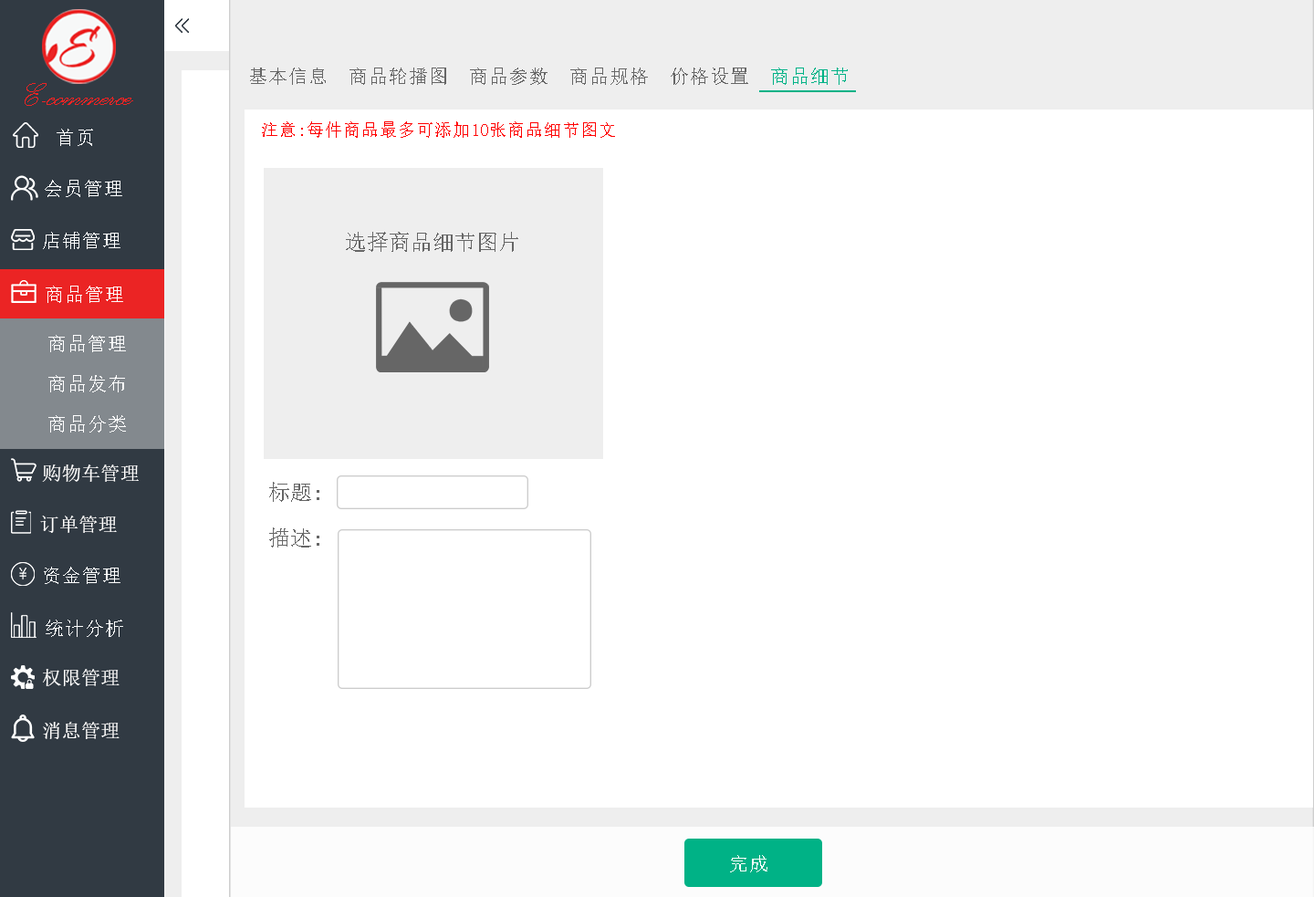
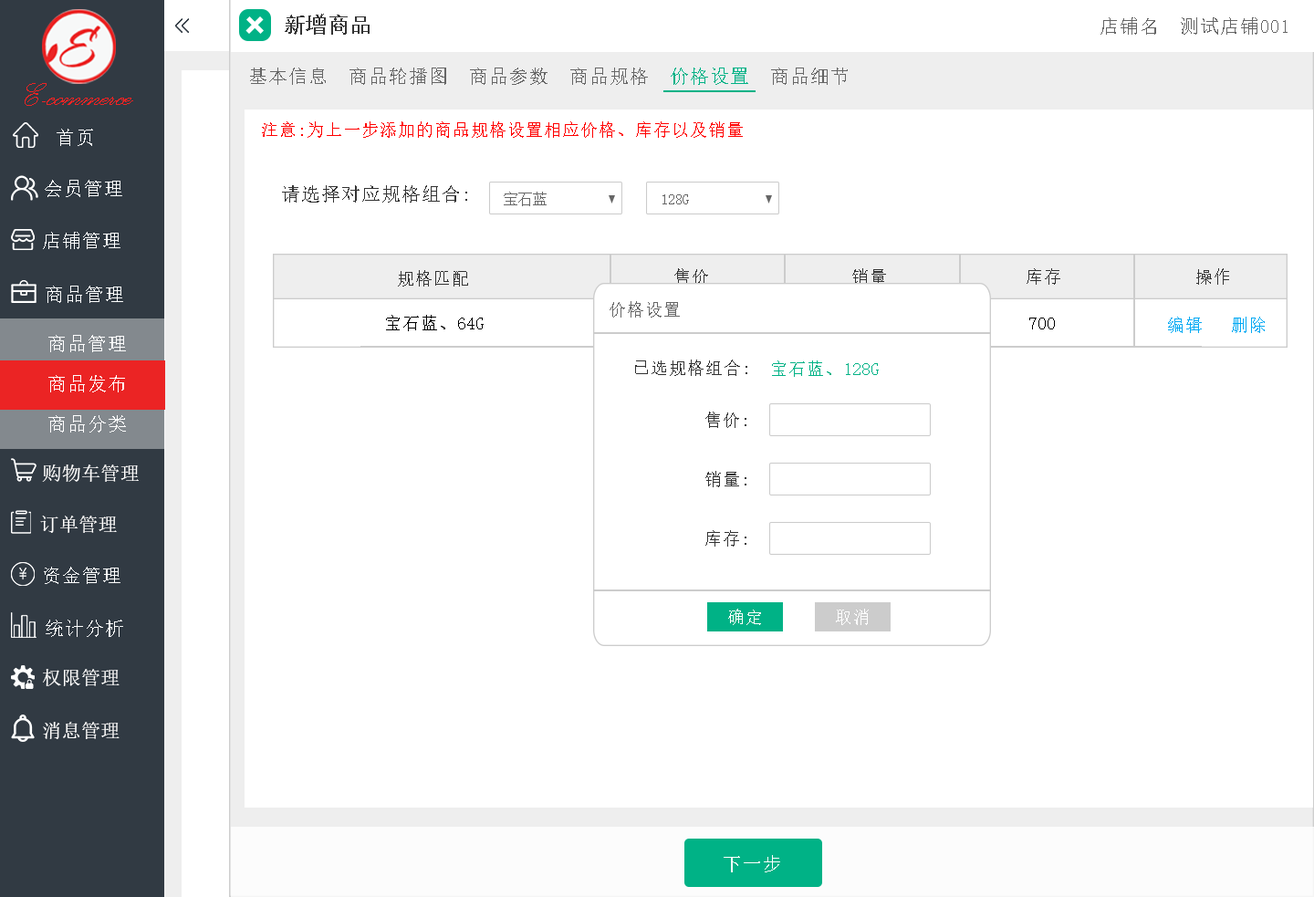
The second 1314×897 image is a revision of the first. Changes to its layers:
hid "选中底色" over [0, 269, 165, 319]
added layer "选中底色2" in group "商品" over [0, 360, 166, 410]
moved "选中底色淡" above "商品管理" over [0, 360, 166, 410]
showed group "顶部条" (5 layers) over [230, 0, 1314, 53]
showed group "价格设置" (1st of 2, in "主题内容" › "弹框") (50 layers) over [230, 67, 1314, 897]
hid group "商品细节图文" (16 layers) over [230, 67, 1314, 897]
renamed "弹框底部" to "弹框底色", painted on it over [230, 0, 1314, 897]
